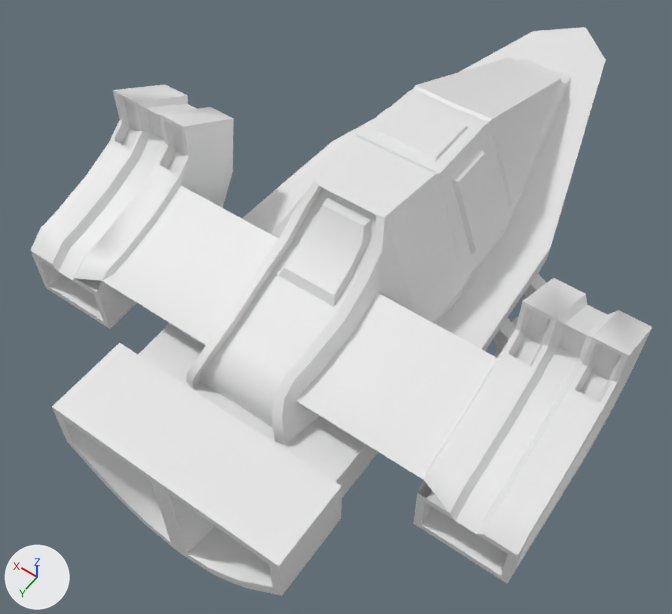
The FBX model Assets/Models/raketa.fbx: old version first, new version second.
Before and after are seen from a camera (50 mm lens) standing at (-2.65, 4.8, 5.68) and looking at (0.2, 0.81, -0.59). Lighting does not change. The marker at lower left points along +X, +Y and +Z. Where no turn or scale is listed for an object, it has been applied to the vertices. Vertices at the same position are counted once.
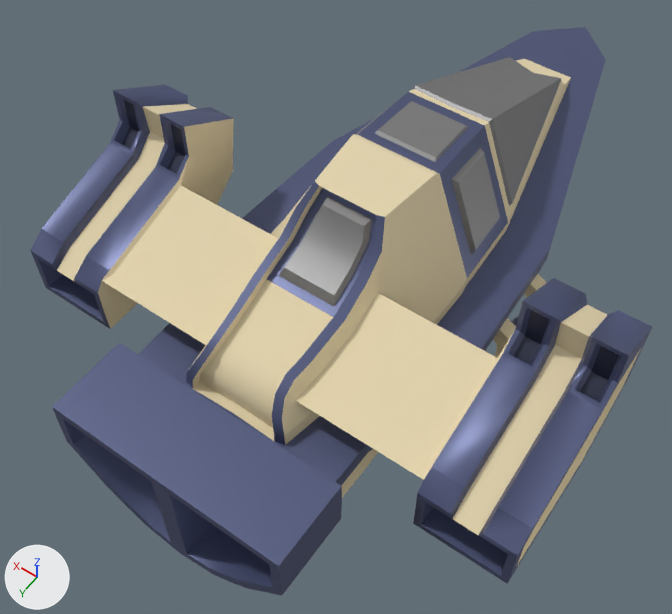
Changed parts and their boxes (x1, y1, x2, y2) in the pictures (672 x 614 px):
part 1 of me_cube_001, cut back: (30, 95, 278, 336) in both
part 2 of me_cube_001, cut back: (303, 293, 627, 563) in both
part 3 of me_cube_001, recoloured (white to beige): (98, 59, 641, 567) in both
part 4 of me_cube_001, recoloured (white to blue): (31, 27, 652, 596) in both
part 5 of me_cube_001, recoloured (white to grey): (279, 57, 561, 307) in both
part 6 of me_cube_001, recoloured (white to blue): (122, 100, 619, 401) in both

The edits, one by one:
Material 'metal' (mat_metal) is new.
Its base color is (0.094, 0.111, 0.22) (blue #565e81).
Its metallic is 0.441.
Its roughness is 0.425.
Material 'metal dark' (mat_metal_dark) is new.
Its base color is (0.0347, 0.0404, 0.0766) (dark blue #34394e).
Its metallic is 0.441.
Its roughness is 0.425.
Material 'chair2' (mat_chair2) is new.
Its base color is (0.774, 0.661, 0.424) (beige #e4d4ae).
Its roughness is 0.87.
Material 'tv screen' (mat_tv_screen) is new.
Its base color is (0.274, 0.274, 0.274) (grey #8f8f8f).
Its metallic is 0.646.
Its roughness is 0.512.
me_cube_001 is used by ob_cube; location (0.0, 0.0, 0.0).
me_cube_001 had 942 vertices, 910 faces and spanned x -2.19..2.19, y -3.29..3.14, z -1.19..0.95.
me_cube_001 now has 870 vertices, 846 faces and spans x -2.19..2.19, y -3.29..3.14, z -1.19..0.95.
Part 1, on me_cube_001:
40 vertices are removed from x 1.43..2.19, y 0.76..2.2, z -0.36..0.46.
63 faces are deleted.
4 vertices in x 1.45..2.19, y 2.05, z 0.24 move by (0.0, 0.0, -0.02).
4 vertices in x 1.72..1.75, y 1.93..2.2, z -0.31..0.05 move by (-0.02, 0.0, 0.0).
4 vertices in x 1.45..2.19, y 1.21, z 0.52 move by (0.0, -0.01, -0.02).
3 vertices in x 1.9, y 0.99..2.21, z 0.05..0.89 move by (0.02, 0.0, 0.0).
6 vertices move from x 1.75..1.9, y 0.99..2.21, z 0.05..0.89 to x 1.72..1.92, y 0.99..2.21, z 0.05..0.89.
4 vertices are added at (1.68, 2.2, -0.36), (1.68, 1.13, -0.35), (1.72, 1.17, 0.45), (1.73, 1.14, -0.29).
16 new faces join them, mat_metal (blue #565e81).
13 new faces join them, mat_chair2 (beige #e4d4ae).
Part 2, on me_cube_001:
40 vertices are removed from x -2.19..-1.43, y 0.76..2.2, z -0.36..0.46.
63 faces are deleted.
4 vertices in x -2.19..-1.45, y 2.05, z 0.24 move by (0.0, 0.0, -0.02).
4 vertices in x -1.75..-1.72, y 1.93..2.2, z -0.31..0.05 move by (0.02, 0.0, 0.0).
4 vertices in x -2.19..-1.45, y 1.21, z 0.52 move by (0.0, -0.01, -0.02).
3 vertices in x -1.9, y 0.99..2.21, z 0.05..0.89 move by (-0.02, 0.0, 0.0).
6 vertices move from x -1.9..-1.75, y 0.99..2.21, z 0.05..0.89 to x -1.92..-1.72, y 0.99..2.21, z 0.05..0.89.
4 vertices are added at (-1.68, 2.2, -0.36), (-1.68, 1.13, -0.35), (-1.72, 1.17, 0.45), (-1.73, 1.14, -0.29).
16 new faces join them, mat_metal (blue #565e81).
13 new faces join them, mat_chair2 (beige #e4d4ae).
me_cube_001 part 3: 338 faces spanning x -2.19..2.19, y -2.52..2.4, z -1.11..0.95 switch from no material to mat_chair2 (beige #e4d4ae).
me_cube_001 part 4: 386 faces spanning x -2.19..2.19, y -3.29..3.14, z -1.19..0.95 switch from no material to mat_metal (blue #565e81).
me_cube_001 part 5: 46 faces spanning x -0.72..0.72, y -2.14..1.47, z 0.08..0.9 switch from no material to mat_tv_screen (grey #8f8f8f).
me_cube_001 part 6: 14 faces spanning x -2.14..2.14, y 1.01..1.97, z -0.3..0.86 switch from no material to mat_metal_dark (dark blue #34394e).
